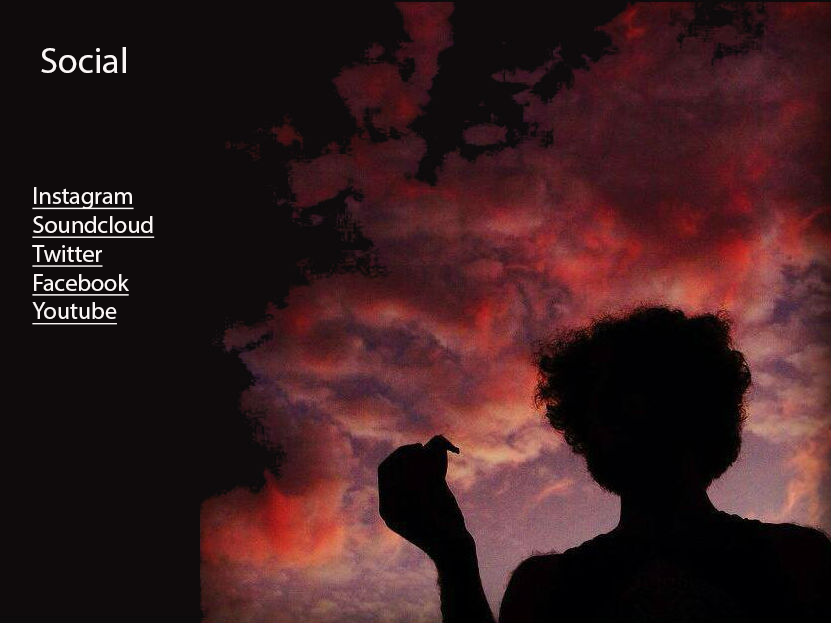
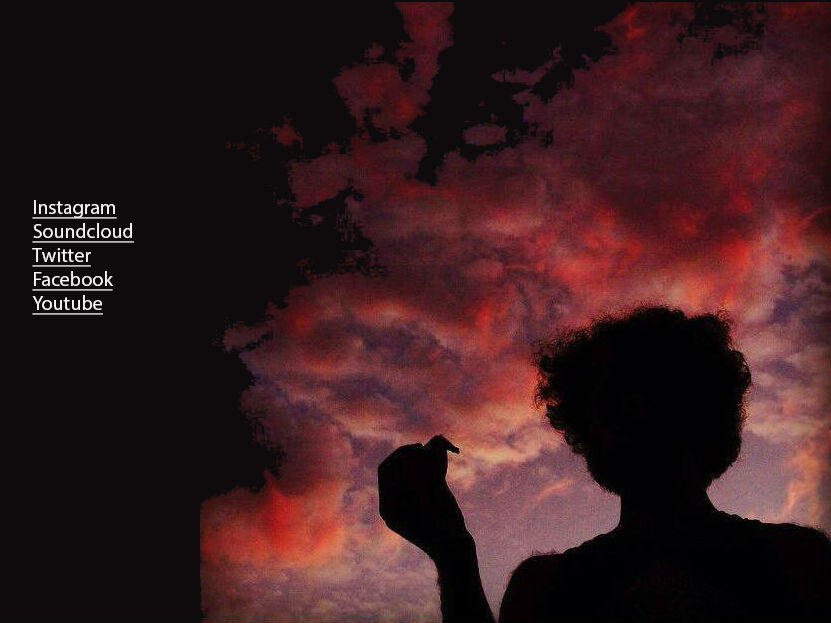
Layers edited between the first and the second 831 × 623 image:
painted on "Instagram Soundcloud Twitter Facebook Youtube" over bbox(32, 187, 155, 325)
removed layer "Social" over bbox(41, 47, 126, 73)
